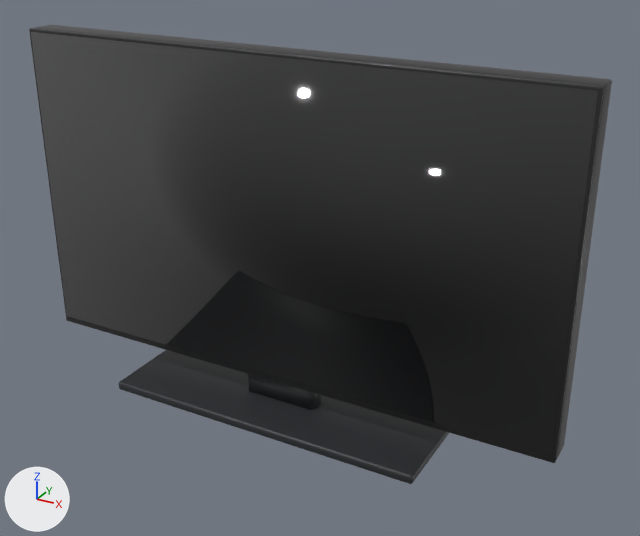
Two versions of the glTF model apps/web/models/products/OLED48B5NNA.glb, one commit apart.
The view is the same before and after, from a 50 mm lens placed at (0.779, -1.272, 0.943), pointed at (0.07, 0.017, 0.299). Lighting does not change. The marker at lower left points along +X, +Y and +Z. The first picture is the older version.

Objects in the first picture: 'OLED48B5NNA'.
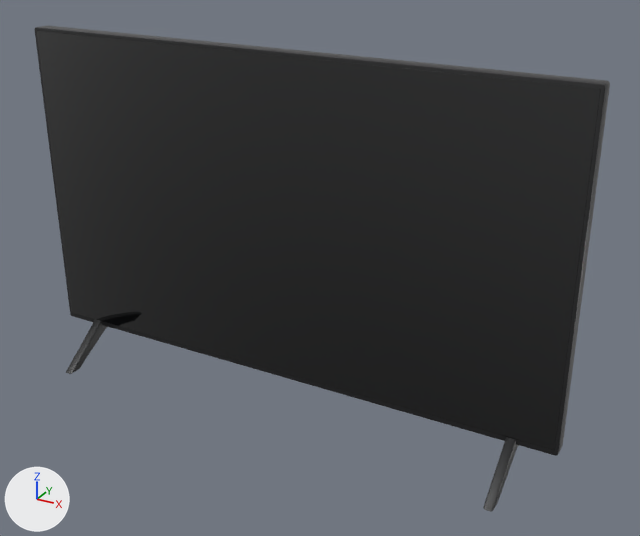
Pixel boxes (x1, y1, x2, y2) of what changed, in the pictures (640 x 536 px):
'OLED48B5NNA', reshaped (6% taller): before (29, 25, 612, 484); after (35, 25, 610, 512)
part 1 of me_part, rebuilt: before (35, 25, 612, 460); after (35, 25, 610, 456)
part 2 of me_part, rebuilt: before (29, 28, 604, 463); after (37, 31, 601, 450)
part 3 of me_part, added: after (66, 319, 111, 374)
part 4 of me_part, added: after (483, 437, 520, 512)
part 5 of me_part, deleted: before (119, 350, 449, 484)
part 6 of me_part, deleted: before (248, 374, 321, 410)
part 7 of me_part, deleted (black): before (31, 32, 598, 456)

Patch to the scene script:
```diff
--- a/apps/web/models/products/OLED48B5NNA.glb.py
+++ b/apps/web/models/products/OLED48B5NNA.glb.py
@@ mat_dark @@
+mat_dark = principled_material('dark')
+mat_dark.base_color = (0.011, 0.0116, 0.013)  # black #1b1c1e
+mat_dark.coat_weight = 0.1
@@ me_part @@
 # used by ob_oled48b5nna; location = (0.0, 0.0, 0.0)
-me_part.from_pydata(...)  # 304 vertices, 588 faces; spans x -0.535..0.535, y -0.117..0.117, z 0.0..0.684
-me_part.materials.append(mat_body)  # black #1c1c1e
+me_part.from_pydata(...)  # 276 vertices, 536 faces; spans x -0.535..0.535, y -0.118..0.118, z 0.0..0.684
+# me_part part 1: the loose piece of 96 vertices spanning x -0.535..0.535, y -0.022..0.03, z 0.063..0.684 is rebuilt with 96 vertices and now spans x -0.535..0.535, y -0.015..0.015, z 0.069..0.684, in mat_finish (black #1c1c1e)
+# me_part part 2: the loose piece of 96 vertices spanning x -0.535..0.535, y -0.03..-0.022, z 0.063..0.684 is rebuilt with 96 vertices and now spans x -0.529..0.529, y -0.016..-0.012, z 0.079..0.678, in mat_screen (black #050608)
+# me_part part 3: a new loose piece of 42 vertices spanning x -0.464..-0.446, y -0.118..0.118, z 0.0..0.083, in mat_dark (black #1b1c1e)
+# me_part part 4: a new loose piece of 42 vertices spanning x 0.446..0.464, y -0.118..0.118, z 0.0..0.083, in mat_dark (black #1b1c1e)
+# me_part part 5: the loose piece of 96 vertices spanning x -0.321..0.321, y -0.117..0.117, z 0.0..0.018 is deleted
+# me_part part 6: the loose piece of 8 vertices spanning x -0.07..0.07, y -0.02..0.02, z 0.018..0.063 is deleted
+# me_part part 7
+# 8 vertices are removed from x -0.529..0.529, y -0.031..-0.026, z 0.077..0.678
+# 12 faces are deleted
 me_part.materials.append(mat_finish)
 me_part.materials.append(mat_screen)
-me_part.materials.append(mat_trim)  # dark grey #2b2d30
+me_part.materials.append(mat_dark)  # black #1b1c1e
```
